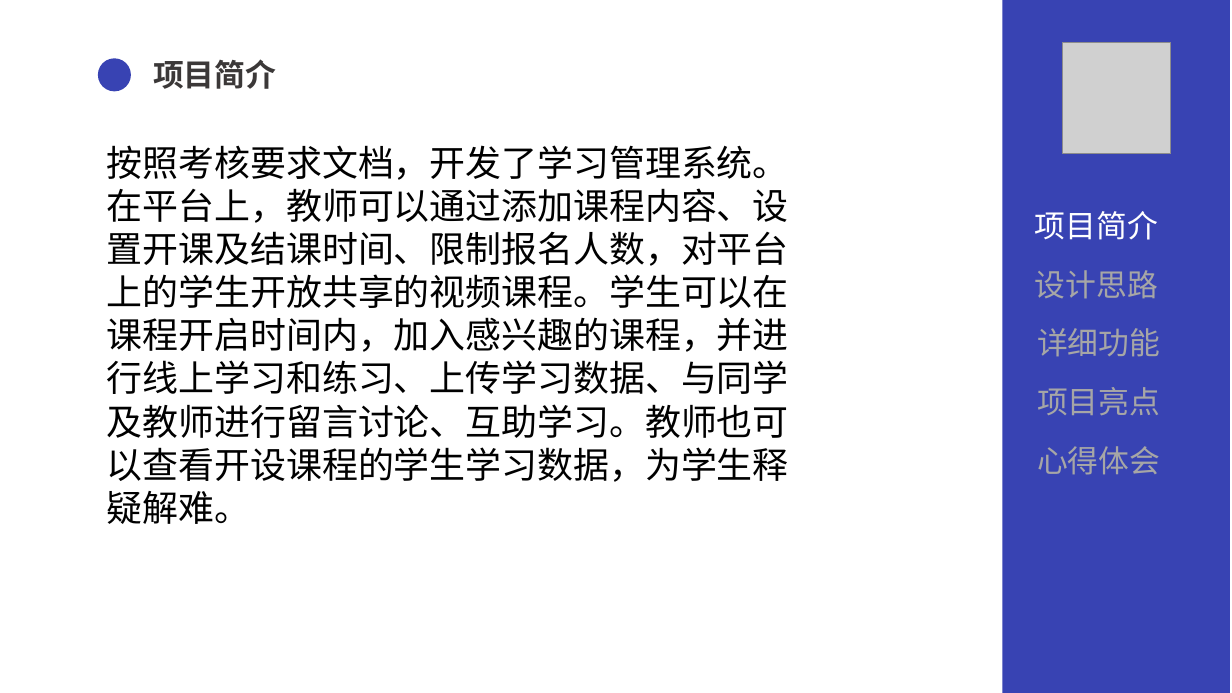
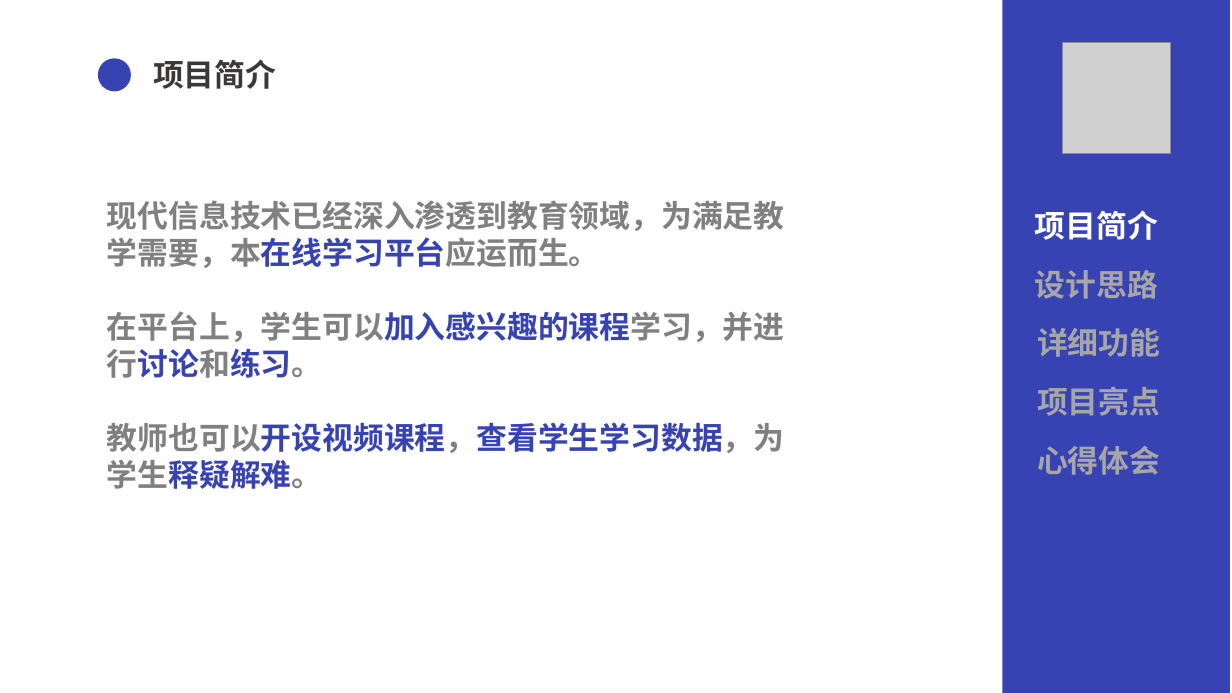
Before and after one commit to wang-kaopu/assignment, a slide deck: slide 4 of document/QG汇报.pptx. Drawn at 1232x693 pixels with LibreOffice and Linux fonts; fonts in the diff are those of the drawing; grey boxes stand for pictures. Boxes give left, top, right and bottom in pixels: in the first picture for what was removed or moved away, otherwise in the second. Text is boxed around its words. In the diff, an @@ line names an element or a change of style, - is before the commit and + after.

Commit message:
refactor:修改PPT和项目文档

```diff
--- a/document/QG汇报.pptx
+++ b/document/QG汇报.pptx
@@ text at (x1=107, y1=200, x2=785, y2=489): text changed; size 28 to 24 pt; text colour #000000 to #808080; bold on @@
-按照考核要求文档，开发了学习管理系统。在平台上，教师可以通过添加课程内容、设置开课及结课时间、限制报名人数，对平台上的学生开放共享的视频课程。学生可以在课程开启时间内，加入感兴趣的课程，并进行线上学习和练习、上传学习数据、与同学及教师进行留言讨论、互助学习。教师也可以查看开设课程的学生学习数据，为学生释疑解难。
+现代信息技术已经深入渗透到教育领域，为满足教学需要，本在线学习平台应运而生。
+在平台上，学生可以加入感兴趣的课程学习，并进行讨论和练习。
+教师也可以开设视频课程，查看学生学习数据，为学生释疑解难。
@@ bold on in 5 elements at (x1=1035, y1=210, x2=1158, y2=240), (x1=1035, y1=270, x2=1158, y2=299), (x1=1037, y1=328, x2=1160, y2=357), (x1=1037, y1=387, x2=1160, y2=416), (x1=1037, y1=446, x2=1160, y2=475) @@
```
Also in this commit, not shown: 12 other slides changed, 8 slides added, 1 other file.
